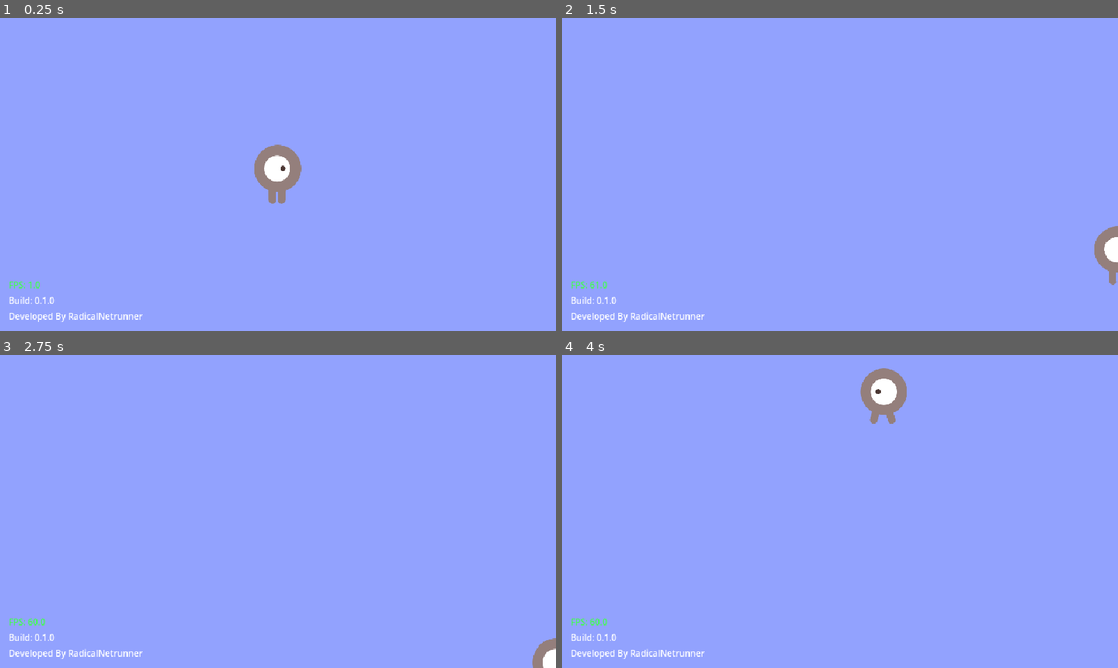
Above: before the commit, frames 1-4 (two rows, left to right).
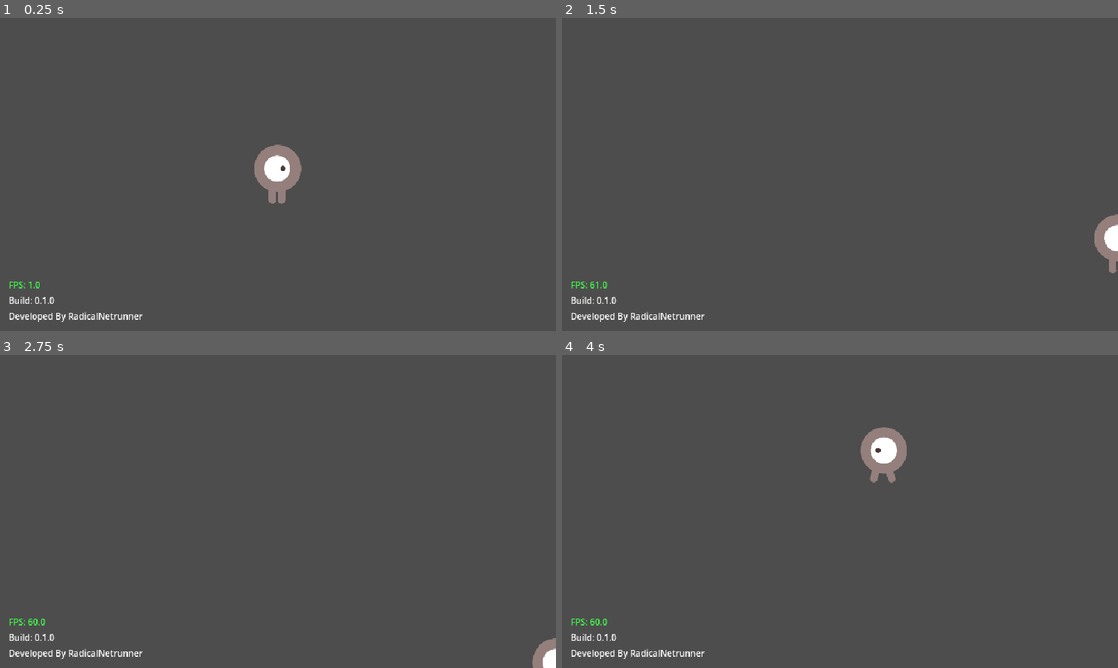
Above: after the commit, the same moments.

Repository: mcneiljv/godot-base-template
Game: Godot game, scene res://src/core/main_game/main.tscn
Same seed, same stepped clock (60 frames per second), same inputs: the game is played once before the commit and once after it.
Inputs:
- Up to frame 1 (0.25 s): no input
- Up to frame 2 (1.5 s): tap Enter at 0.5 s; hold D (move_right) 0.53-1.28 s; hold Shift (sprint) 0.53-1.28 s; hold S (move_down) from 1.28 s (still down); tap Shift (sprint) at 1.35 s
- Up to frame 3 (2.75 s): release S (move_down) at 2.03 s; hold D (move_right) from 2.03 s (still down); hold Shift (sprint) from 2.03 s (still down)
- Up to frame 4 (4 s): release D (move_right) at 2.78 s; release Shift (sprint) at 2.78 s; hold W (move_up) 2.78-3.53 s; tap Shift (sprint) at 2.85 s; hold A (move_left) from 3.53 s (still down); hold Shift (sprint) from 3.53 s (still down)

The runs differ from the first frame. In frame 1, 99% of the frame differs, in the area x 0-100%, y 0-100%; in frame 2, 100%; in frame 3, 100%; in frame 4, 100%.

Commit message:
Add basic nodes to main scene; Init player on main_game script; Add basic test level

Diff:
--- a/src/core/main_game/main.tscn
+++ b/src/core/main_game/main.tscn
@@ -1,26 +1,65 @@
 [gd_scene format=3 uid="uid://dit32yg2dnkou"]
 
+[ext_resource type="Script" uid="uid://dejv4lvrka4h2" path="res://src/core/main_game/main_game.gd" id="1_h7gx0"]
 [ext_resource type="PackedScene" uid="uid://cnih6qr78gvty" path="res://src/debug/debug_overlay.tscn" id="1_l4v7s"]
-[ext_resource type="PackedScene" uid="uid://c6257x7v2bcq8" path="res://src/gameplay/player/player.tscn" id="2_8jwtq"]
 
-[node name="MainGame" type="Node2D" unique_id=538287684]
+[node name="MainGame" type="Node" unique_id=1457933192]
+process_mode = 3
+script = ExtResource("1_h7gx0")
 
-[node name="Player" parent="." unique_id=732587848 instance=ExtResource("2_8jwtq")]
+[node name="Systems" type="Node" parent="." unique_id=138654684]
 
-[node name="Background" type="CanvasLayer" parent="." unique_id=2084581224]
-layer = -1
+[node name="World" type="Node2D" parent="." unique_id=1346313924]
+process_mode = 1
 
-[node name="ColorRect" type="ColorRect" parent="Background" unique_id=1584238161]
-anchors_preset = 15
-anchor_right = 1.0
-anchor_bottom = 1.0
-grow_horizontal = 2
-grow_vertical = 2
-color = Color(0.5719552, 0.6333144, 0.9959449, 1)
+[node name="LevelRoot" type="Node2D" parent="World" unique_id=611623012]
+unique_name_in_owner = true
+
+[node name="EntityRoot" type="Node2D" parent="World" unique_id=923390212]
+unique_name_in_owner = true
+
+[node name="EffectsRoot" type="Node2D" parent="World" unique_id=1156466051]
+unique_name_in_owner = true
+
+[node name="HudLayer" type="CanvasLayer" parent="." unique_id=1485837813]
+process_mode = 1
+layer = 10
+
+[node name="HudRoot" type="Control" parent="HudLayer" unique_id=1107531036]
+unique_name_in_owner = true
+layout_mode = 3
+anchors_preset = 0
+offset_right = 40.0
+offset_bottom = 40.0
+
+[node name="PauseLayer" type="CanvasLayer" parent="." unique_id=751595022]
+process_mode = 2
+layer = 20
+
+[node name="PauseRoot" type="Control" parent="PauseLayer" unique_id=94631308]
+unique_name_in_owner = true
+layout_mode = 3
+anchors_preset = 0
+offset_right = 40.0
+offset_bottom = 40.0
+
+[node name="TransitionLayer" type="CanvasLayer" parent="." unique_id=1115629788]
+process_mode = 3
+layer = 100
+
+[node name="TransitionRoot" type="Control" parent="TransitionLayer" unique_id=1757827522]
+unique_name_in_owner = true
+layout_mode = 3
+anchors_preset = 0
+offset_right = 40.0
+offset_bottom = 40.0
 
 [node name="DebugLayer" type="CanvasLayer" parent="." unique_id=428591197]
+process_mode = 3
+layer = 128
 
-[node name="DebugTextOverlay" parent="DebugLayer" unique_id=361554405 instance=ExtResource("1_l4v7s")]
+[node name="DebugRoot" parent="DebugLayer" unique_id=361554405 instance=ExtResource("1_l4v7s")]
+unique_name_in_owner = true
 anchors_preset = 2
 anchor_top = 1.0
 anchor_bottom = 1.0
--- /dev/null
+++ b/src/core/main_game/main_game.gd
@@ -0,0 +1,44 @@
+## Main entry point for the game.
+## Responsible for setting up the World layers and coordinating high-level systems.
+class_name MainGame
+extends Node
+
+const TEST_LEVEL_01: String = "uid://boyhwklqb03pb"
+const PLAYER_SCENE_UID: String = "uid://c6257x7v2bcq8"
+
+var player: Player = null
+var current_level = null
+
+# Game World root nodes
+@onready var level_root: Node2D = %LevelRoot
+@onready var entity_root: Node2D = %EntityRoot
+@onready var effects_root: Node2D = %EffectsRoot
+
+# UI Root Nodes (FUTURE)
+@onready var hud_root: Control = %HudRoot
+@onready var pause_root: Control = %PauseRoot
+@onready var transition_root: Control = %TransitionRoot
+
+
+# Called when the node enters the scene tree for the first time.
+func _ready() -> void:
+	_init_player()
+
+
+# Called every frame. 'delta' is the elapsed time since the previous frame.
+func _process(_delta: float) -> void:
+	pass
+
+
+func _init_player() -> void:
+	var player_scene: PackedScene = ResourceLoader.load(PLAYER_SCENE_UID) as PackedScene
+	if player_scene == null:
+		push_error("Could not load player scene: " + PLAYER_SCENE_UID)
+		return
+
+	player = player_scene.instantiate() as Player
+	if player == null:
+		push_error("Loaded player scene does not extend player: " + PLAYER_SCENE_UID)
+		return
+
+	entity_root.add_child(player)
--- a/src/gameplay/player/player.gd
+++ b/src/gameplay/player/player.gd
@@ -1,6 +1,7 @@
+class_name Player
 extends Area2D
 
-@export var walk_speed: int = 400
+@export var walk_speed: int = 300
 @export var sprint_speed: int = 600
 var screen_size
 
--- /dev/null
+++ b/src/levels/prototypes/test_level_01/test_level_01.tscn
@@ -0,0 +1,8 @@
+[gd_scene format=3 uid="uid://boyhwklqb03pb"]
+
+[node name="TestLevel01" type="Node2D" unique_id=1896456159]
+
+[node name="ColorRect" type="ColorRect" parent="." unique_id=774619005]
+offset_right = 40.0
+offset_bottom = 40.0
+color = Color(0.57254905, 0.6313726, 0.99607843, 1)
Not shown, added: src/core/main_game/main_game.gd.uid
